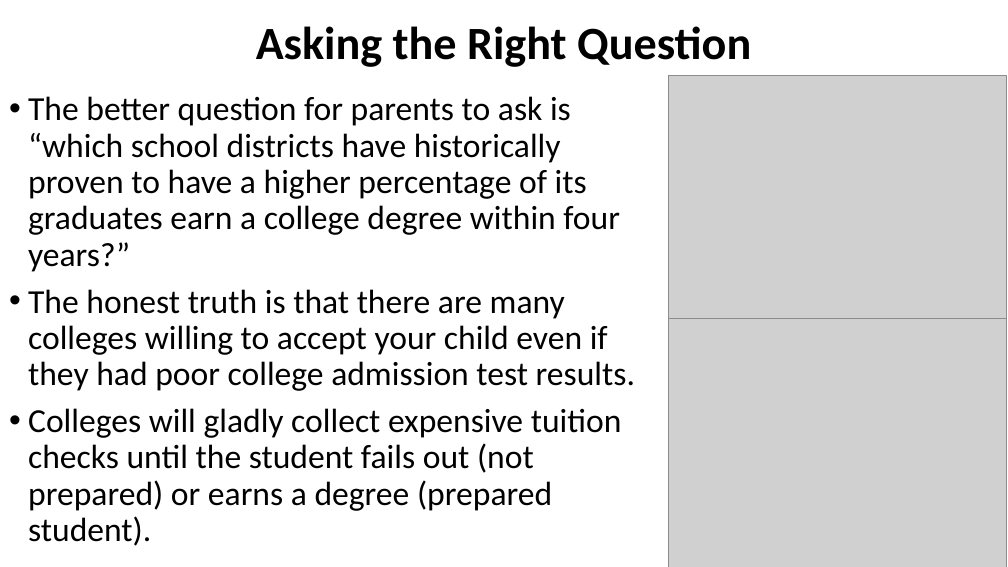
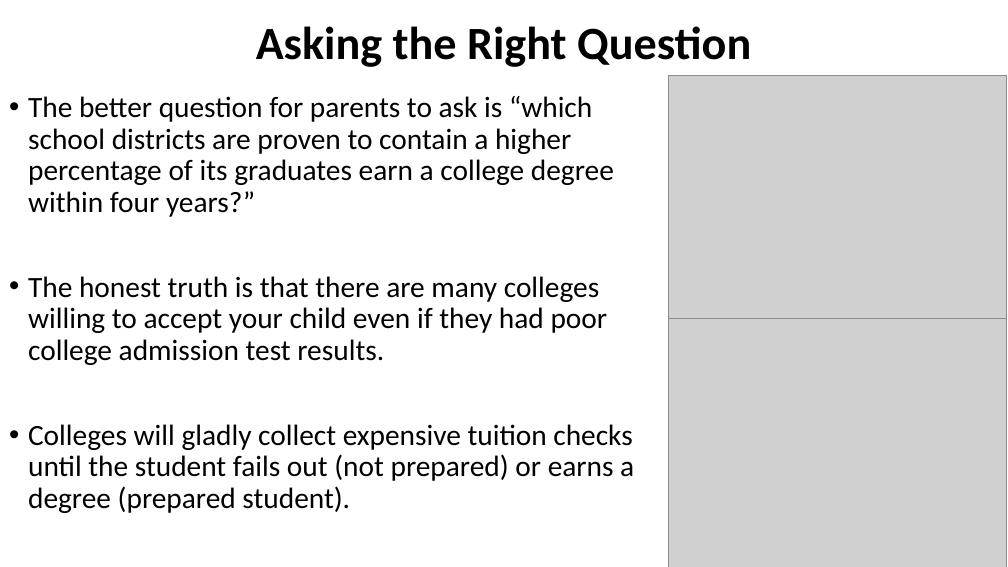
Before and after one commit to RachidRezzik/Texas_GradPercent_Predictor, a slide deck: slide 5 of TexasDistrictForecast.pptx. Drawn at 1008x567 pixels with LibreOffice and Linux fonts; fonts in the diff are those of the drawing; grey boxes stand for pictures. Boxes give left, top, right and bottom in pixels: in the first picture for what was removed or moved away, otherwise in the second. Text is boxed around its words. In the diff, an @@ line names an element or a change of style, - is before the commit and + after.

```diff
--- a/TexasDistrictForecast.pptx
+++ b/TexasDistrictForecast.pptx
@@ text at <box>28,96,614,217</box>: text changed; size 32 to 28 pt @@
-• The better question for parents to ask is “which school districts have historically proven to have a higher percentage of its graduates earn a college degree within four years?”
+• The better question for parents to ask is “which school districts are proven to contain a higher percentage of its graduates earn a college degree within four years?”
@@ text at <box>28,276,634,513</box>: size 32 to 28 pt in "The honest truth is that there are ...", "Colleges will gladly collect expensive tuition checks ..." @@
```
Also in this commit, not shown: 7 other slides changed, 1 slide added, 2 other files.
